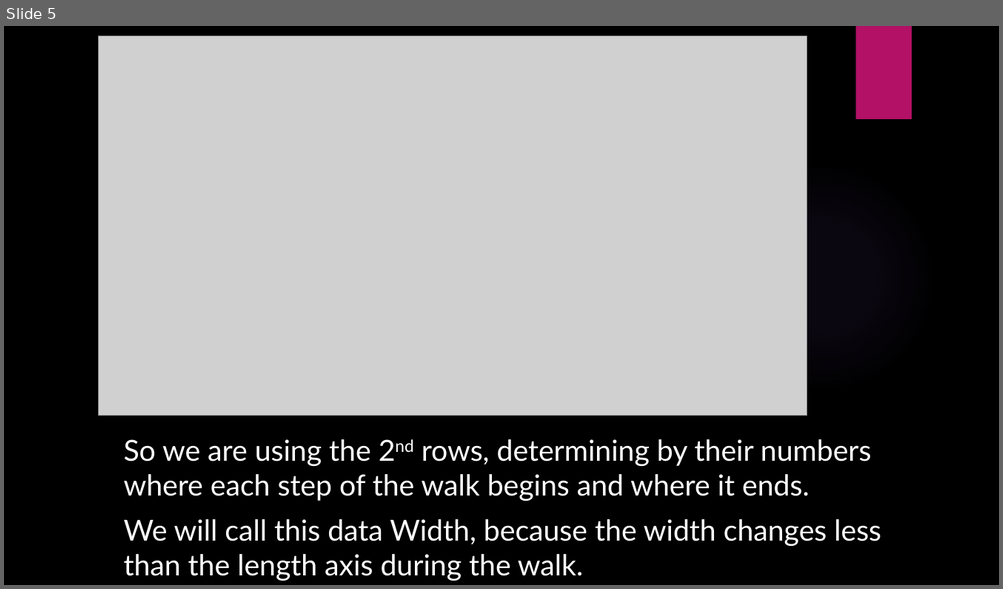
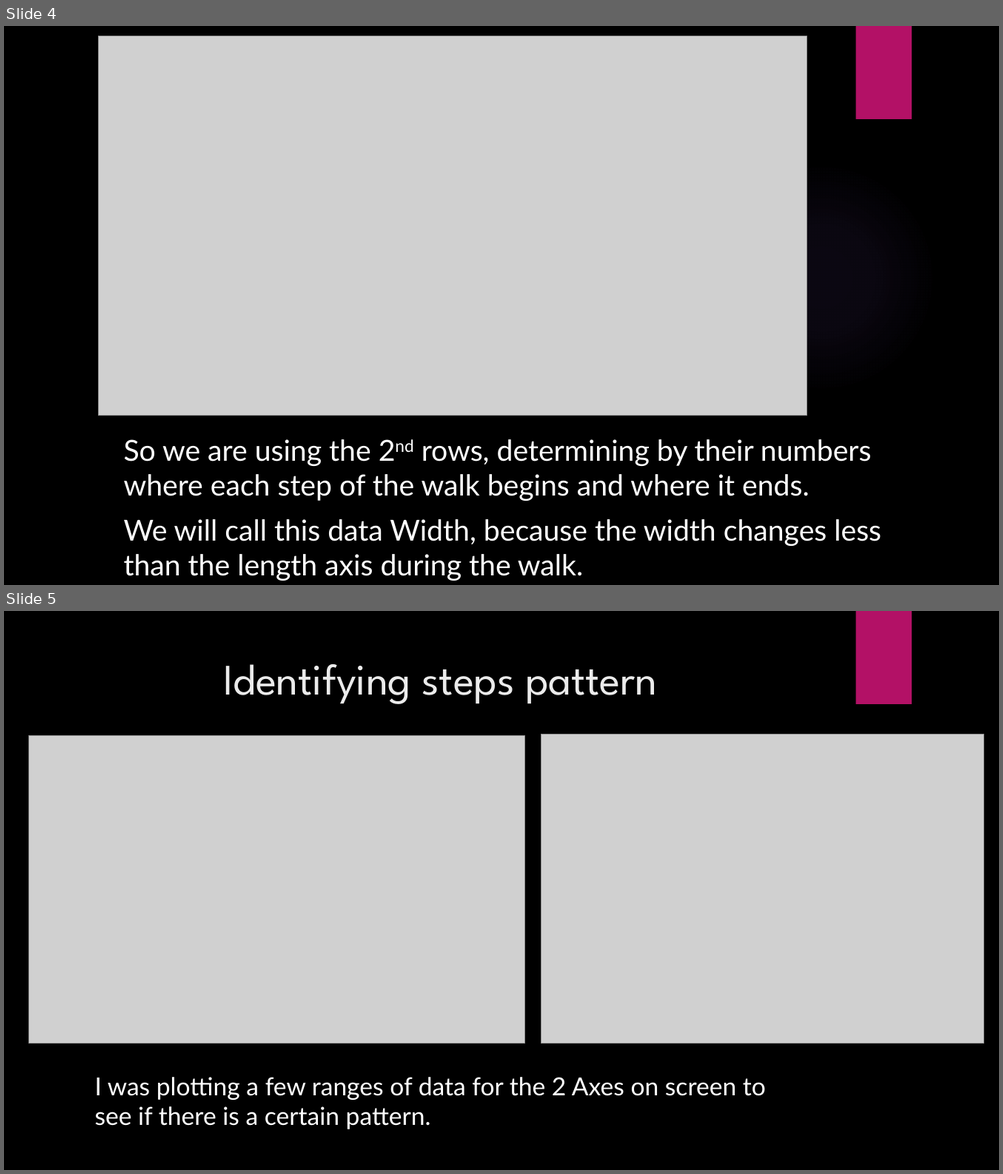
Before and after one commit to Omri110/Gyroscope-step-modeling--Matlab, a slide deck: Project_Presentation.pptx. Shown one above the other, each under a label of ours: slide 5 before the commit, slides 4 and 5 after it. The pictures are 1003x589 and 1003x1174 pixels, drawn with LibreOffice and Linux fonts; fonts in the diff are those of the drawing; grey boxes stand for pictures; background and template pictures are left out. Boxes give left, top, right and bottom in pixels: in the first picture for what was removed or moved away, otherwise in the second. Text is boxed around its words. In the diff, an @@ line names an element or a change of style, - is before the commit and + after.

Commit message:
project about IMU Data steps analyzing
project about IMU Data steps analyzing

```diff
--- a/Project_Presentation.pptx
+++ b/Project_Presentation.pptx
@@ slide 5 added at <box>4,611,999,1170</box>, background picture (left out); not listed: 1 template element that a slide beside it also shows @@
@@ title added at <box>223,664,657,704</box>, 42 pt, text #EBEBEB @@
+Identifying steps pattern
@@ picture added at <box>29,735,525,1044</box> @@
@@ picture added at <box>541,735,984,1044</box> @@
@@ text added at <box>95,1077,765,1130</box>, 24 pt, text #FFFFFF @@
+I was plotting a few ranges of data for the 2 Axes on screen to see if there is a certain pattern.
@@ what was slide 5 is now slide 4 @@
```
Also in this commit, not shown: 4 slides changed, 5 other slides added, 3 slides removed, 25 other files.
